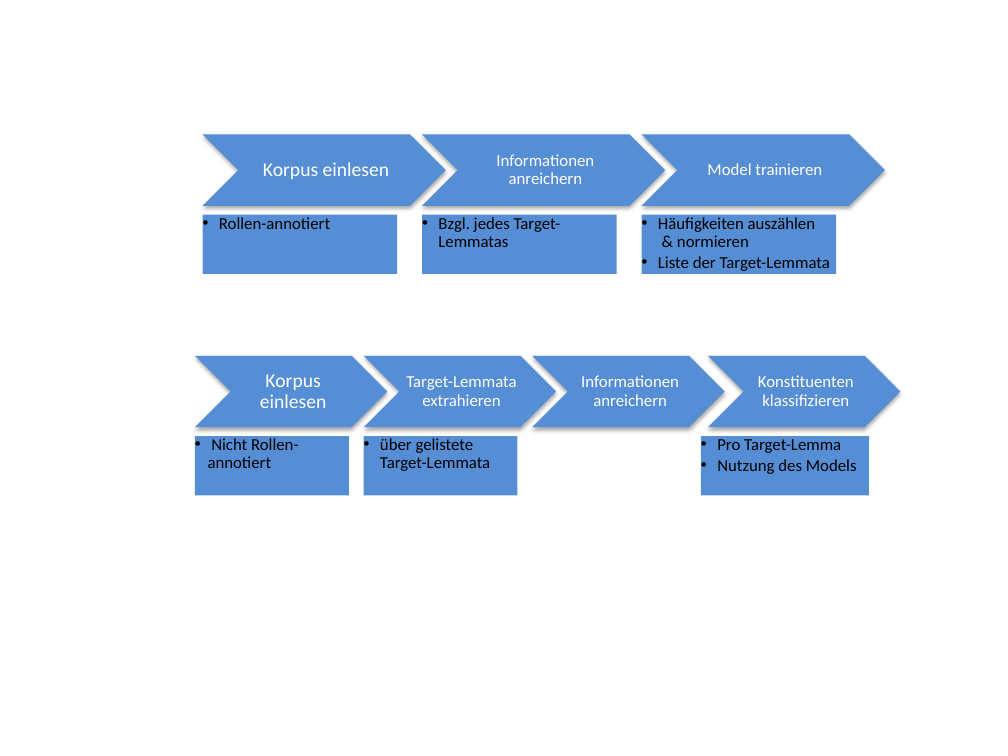
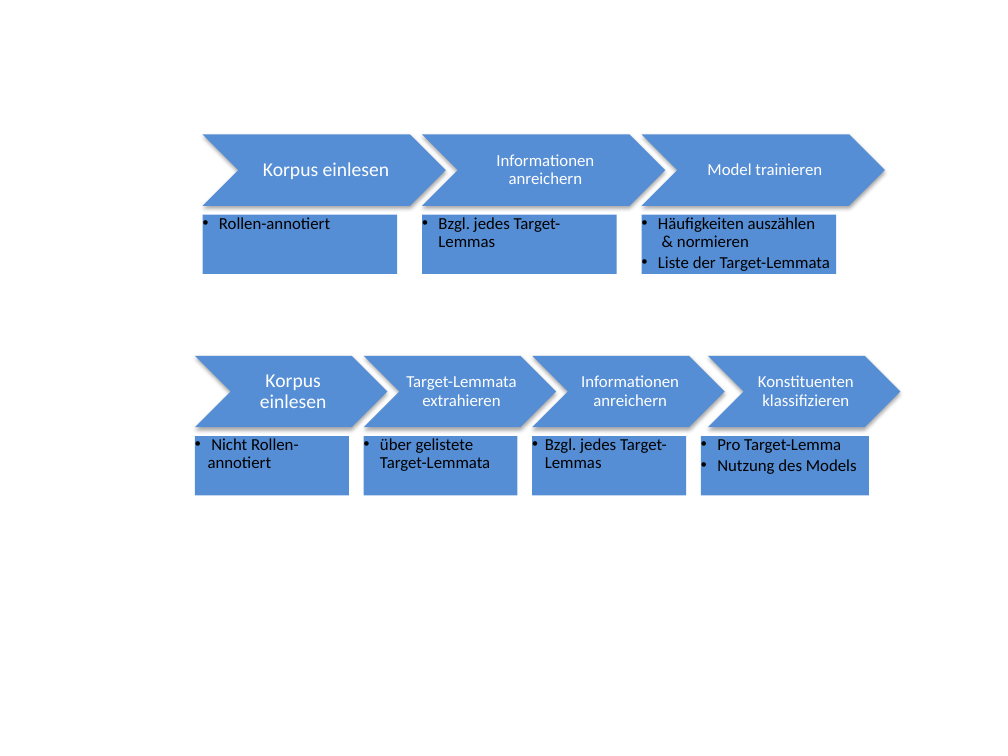
Before and after one commit to ArneBinder/SimpleClassifier, a slide deck: slide 2 of src/latex/final_presentation/images/Grafiks.pptx. Drawn at 1008x756 pixels with LibreOffice and Linux fonts; fonts in the diff are those of the drawing. Boxes give left, top, right and bottom in pixels: in the first picture for what was removed or moved away, otherwise in the second. Text is boxed around its words. In the diff, an @@ line names an element or a change of style, - is before the commit and + after.

```diff
--- a/src/latex/final_presentation/images/Grafiks.pptx
+++ b/src/latex/final_presentation/images/Grafiks.pptx
@@ text at box(438, 217, 561, 247): text changed @@
-  •• Bzgl. jedes Target-
-     Lemmatas
+  •• Bzgl. jedes Target-
+     Lemmas
@@ rectangle added at box(532, 436, 686, 496), fill #558ED5 @@
@@ text added at box(545, 438, 667, 468), 12 pt, text #000000 @@
+  •• Bzgl. jedes Target-Lemmas
```
Also in this commit, not shown: 4 other files.
